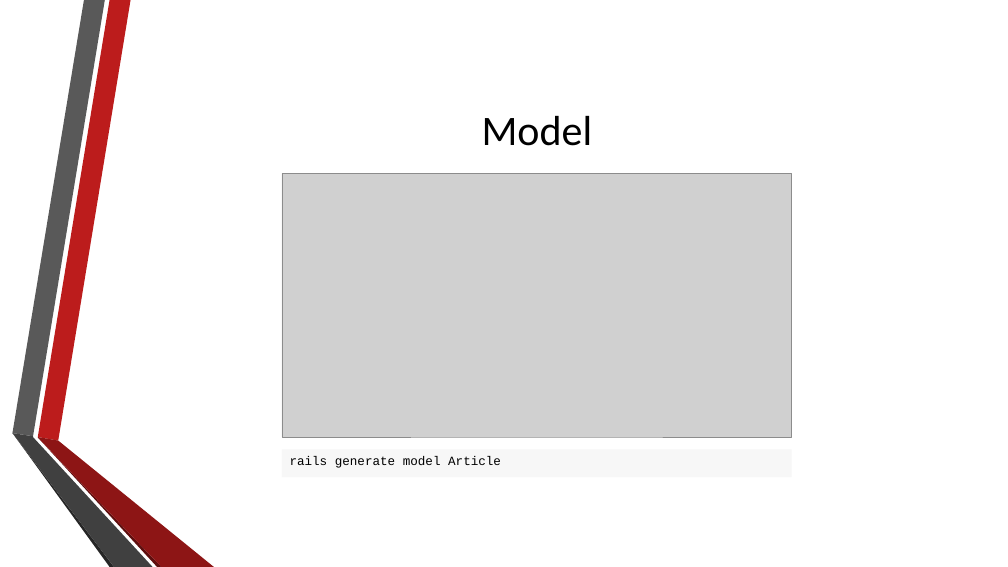
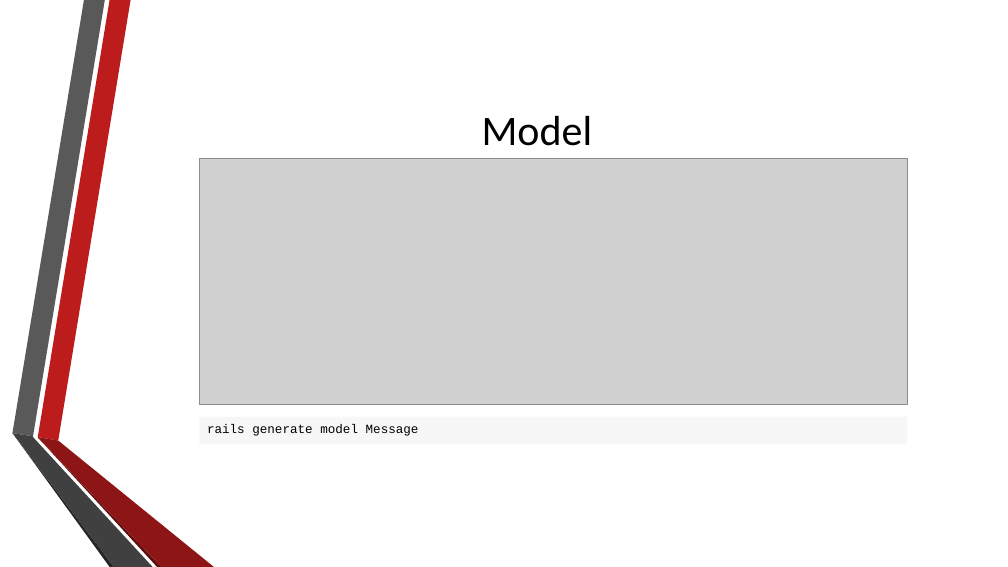
Before and after one commit to RobinDeHerdt/Web-Research, a slide deck: slide 15 of Ruby on Rails.pptx. Drawn at 1008x567 pixels with LibreOffice and Linux fonts; fonts in the diff are those of the drawing; grey boxes stand for pictures; background and template pictures are left out. Boxes give left, top, right and bottom in pixels: in the first picture for what was removed or moved away, otherwise in the second. Text is boxed around its words. In the diff, an @@ line names an element or a change of style, - is before the commit and + after.

```diff
--- a/Ruby on Rails.pptx
+++ b/Ruby on Rails.pptx
@@ picture: place and size @@
-picture at <box>282,173,792,437</box>
+picture at <box>200,159,907,405</box>
@@ rectangle "rails generate model Message": place and size @@
-rectangle "rails generate model Message" at <box>282,449,792,477</box>
+rectangle "rails generate model Message" at <box>200,417,907,445</box>
@@ text in rectangle at <box>207,424,419,436</box>: text changed @@
-rails generate model Article
+rails generate model Message
```
Also in this commit, not shown: 4 other slides changed, 1 slide added, 1 other file.
